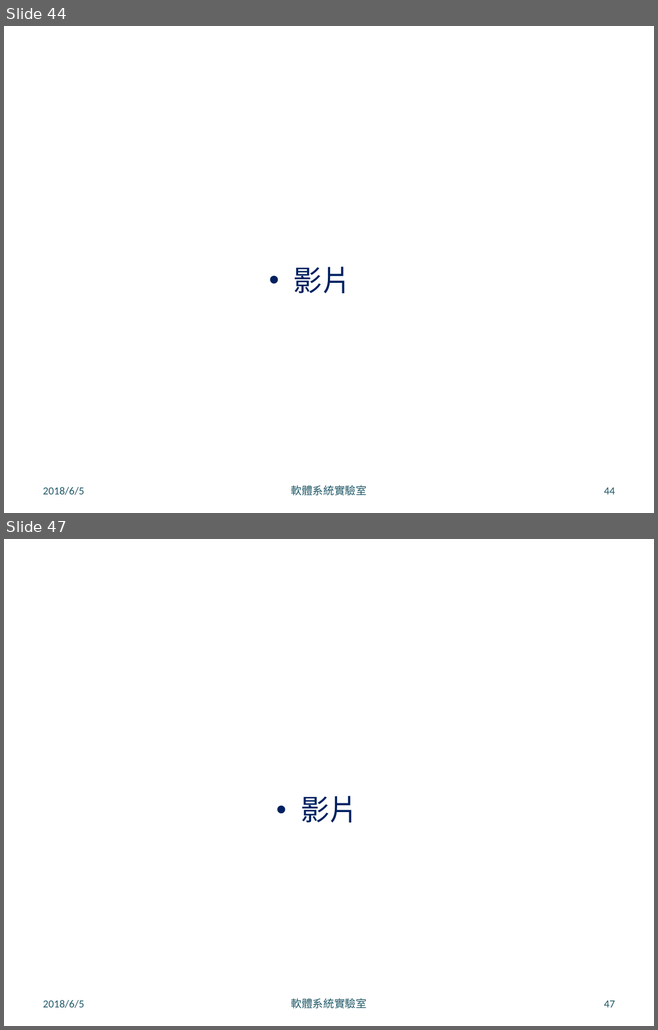
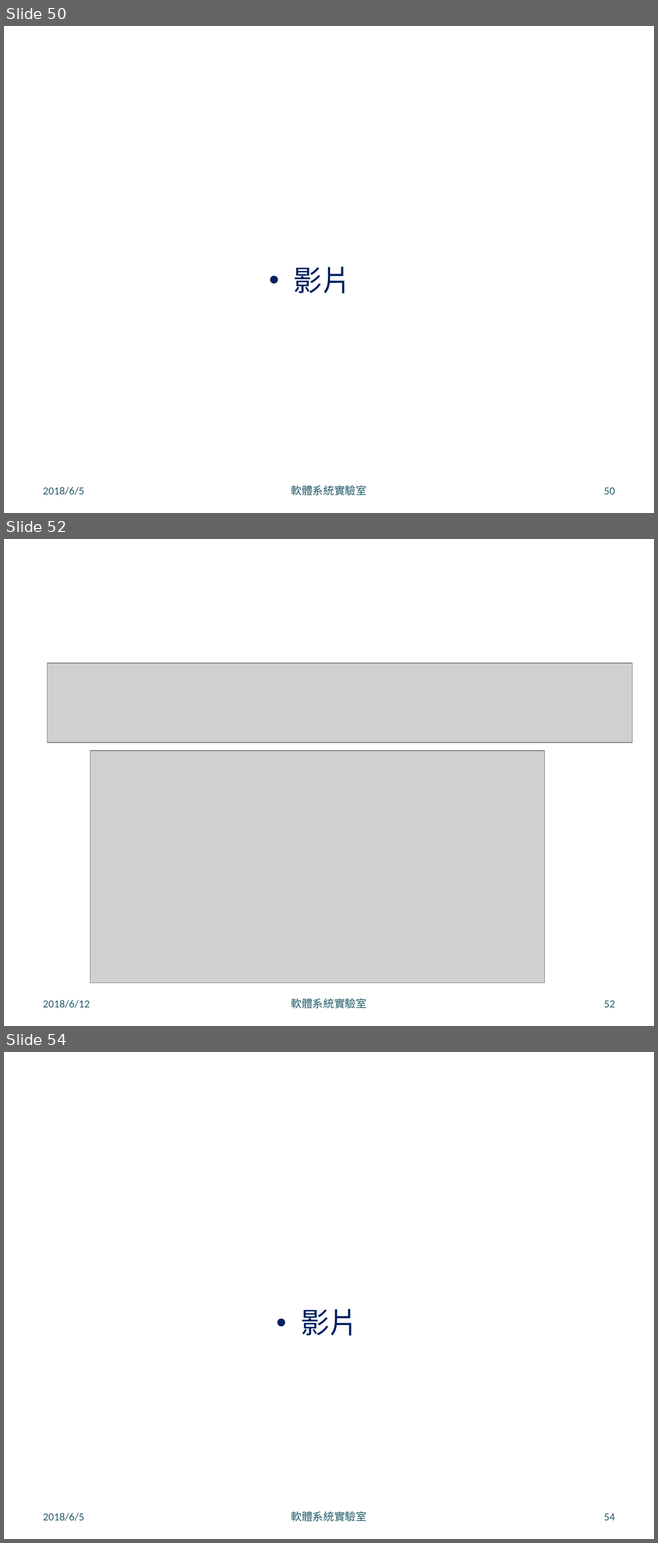
Before and after one commit to LeoLiu1209/Robusta-Thesis, a slide deck: 口試簡報 .pptx. Shown one above the other, each under a label of ours: slides 44 and 47 before the commit, slides 50, 52 and 54 after it; the slides between them are not shown. The pictures are 658x1030 and 658x1543 pixels, drawn with LibreOffice and Linux fonts; fonts in the diff are those of the drawing; grey boxes stand for pictures; background and template pictures are left out. Boxes give left, top, right and bottom in pixels: in the first picture for what was removed or moved away, otherwise in the second. Text is boxed around its words. In the diff, an @@ line names an element or a change of style, - is before the commit and + after.

```diff
--- a/口試簡報 .pptx
+++ b/口試簡報 .pptx
@@ slide 52 added at <box>4,539,654,1026</box>, background picture (left out) @@
@@ picture added at <box>48,663,632,743</box> @@
@@ picture added at <box>90,751,545,983</box> @@
@@ text added at <box>43,1000,90,1008</box>, 12 pt, text #215968 @@
+2018/6/12
@@ text added at <box>291,998,367,1009</box>, 12 pt, text #215968 @@
+軟體系統實驗室
@@ page number added at <box>604,1001,615,1008</box>, 12 pt, text #215968 @@
+52
@@ what was slide 44 is now slide 50 @@
@@ page number at <box>604,488,615,495</box>: text changed @@
-44
+50
@@ what was slide 47 is now slide 54 @@
@@ page number at <box>604,1514,615,1521</box>: text changed @@
-47
+54
```
Also in this commit, not shown: 24 slides changed, 5 other slides added, 7 other files.
